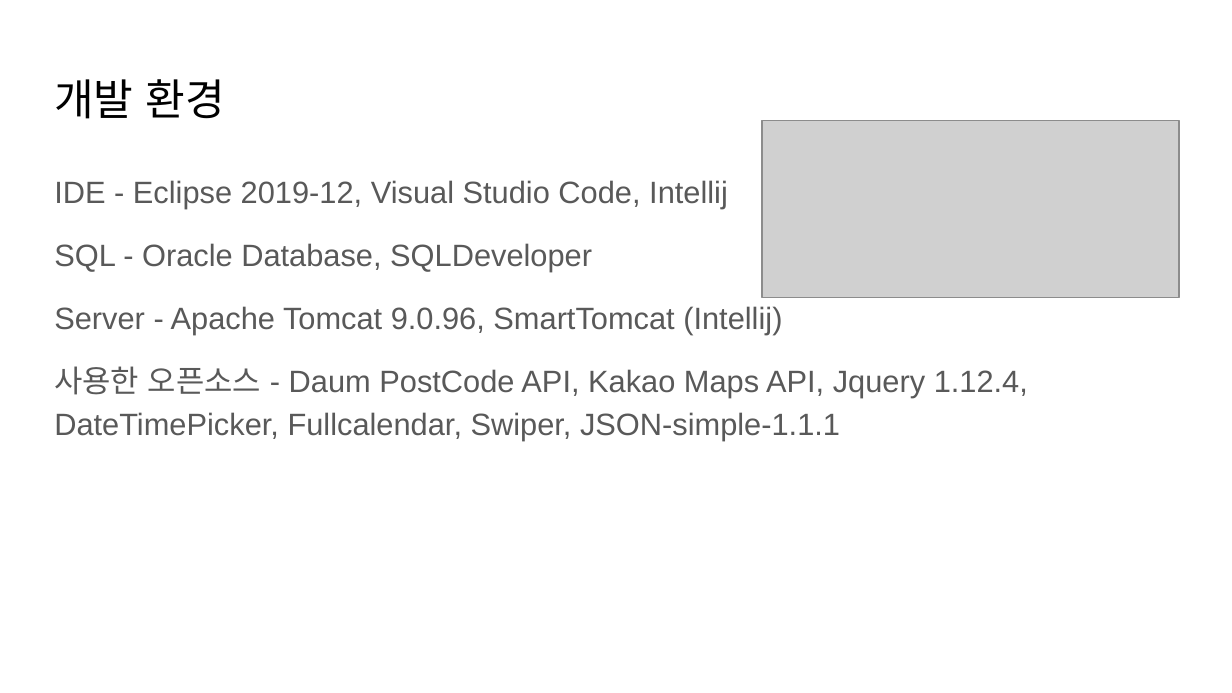
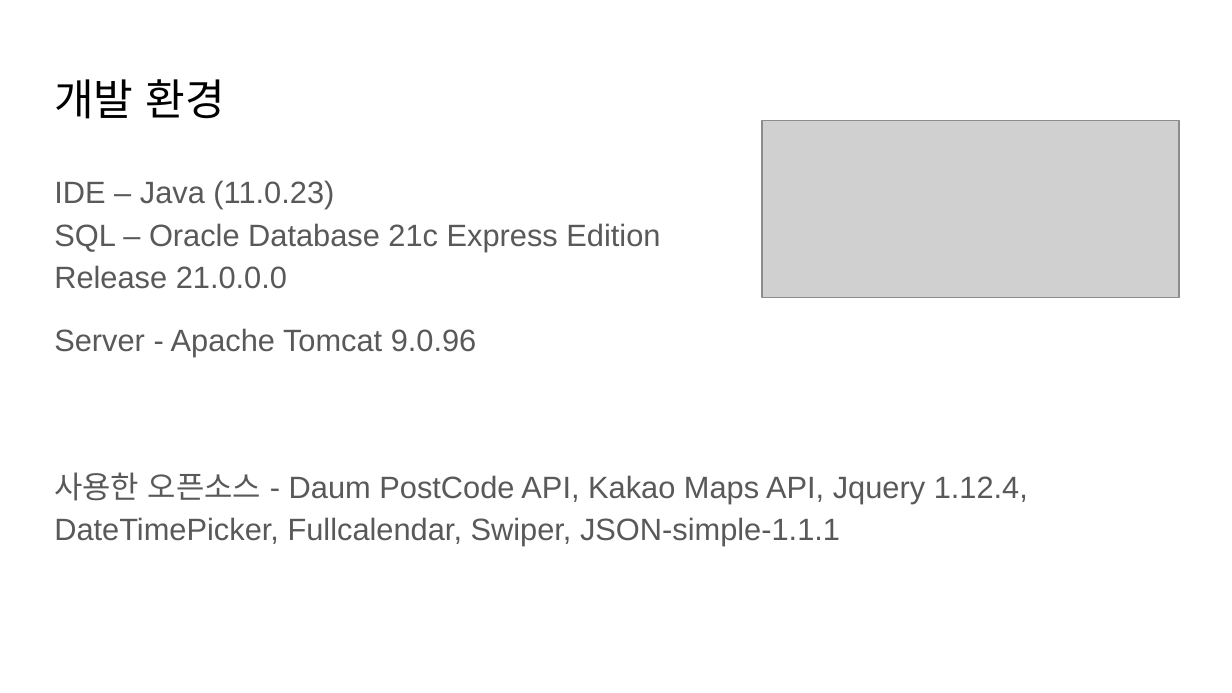
Before and after one commit to snows2001/spacecl, a slide deck: slide 8 of SPACE GYM PROJECT.pptx. Drawn at 1232x693 pixels with LibreOffice and Linux fonts; fonts in the diff are those of the drawing; grey boxes stand for pictures. Boxes give left, top, right and bottom in pixels: in the first picture for what was removed or moved away, otherwise in the second. Text is boxed around its words. In the diff, an @@ line names an element or a change of style, - is before the commit and + after.

Commit message:
개발환경부분 선생님말에맞춰수정
툴말고 버전만

```diff
--- a/SPACE GYM PROJECT.pptx
+++ b/SPACE GYM PROJECT.pptx
@@ text at [54, 180, 660, 357]: text changed @@
-IDE - Eclipse 2019-12, Visual Studio Code, Intellij
-SQL - Oracle Database, SQLDeveloper
-Server - Apache Tomcat 9.0.96, SmartTomcat (Intellij)
+IDE – Java (11.0.23)
+SQL – Oracle Database 21c Express Edition
+Release 21.0.0.0
+Server - Apache Tomcat 9.0.96
```
